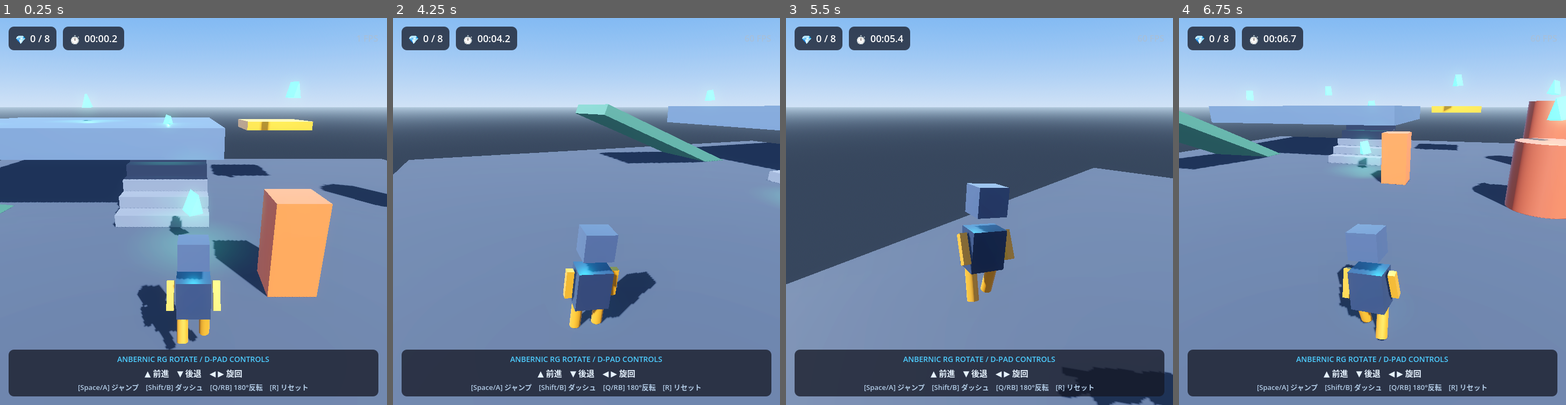
Above: before the commit, frames 1-4 (left to right).
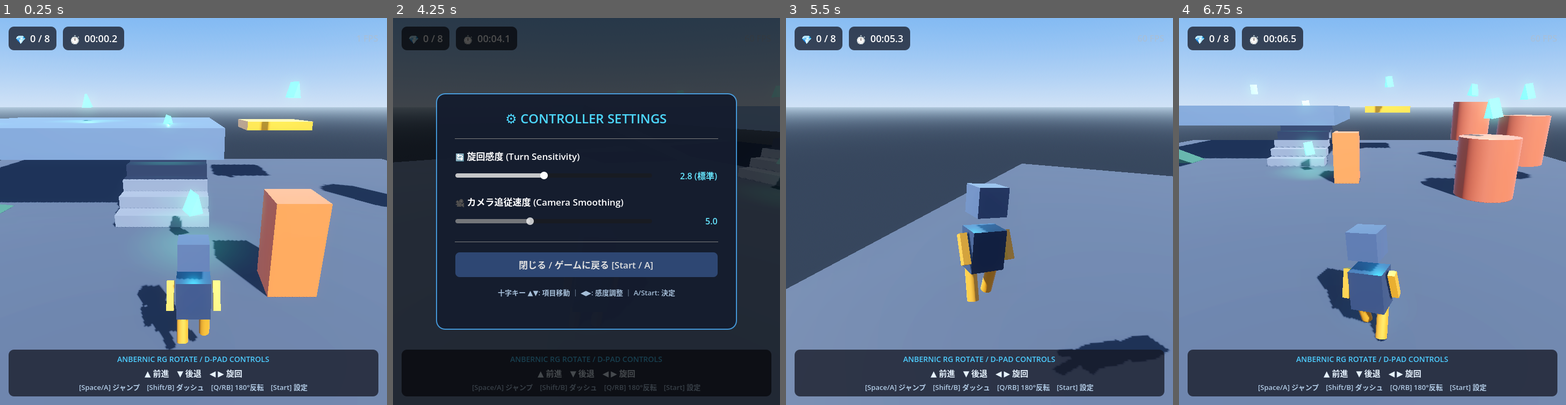
Above: after the commit, the same moments.

Repository: u1e2k/rg-rotate-3d-test
Game: Godot game, scene res://scenes/main.tscn
Same seed, same stepped clock (60 frames per second), same inputs: the game is played once before the commit and once after it.
Inputs (mouse positions are in pixels of both pictures, inside the frame that each line leads up to):
- Up to frame 1 (0.25 s): no input
- Up to frame 2 (4.25 s): hold Right (turn_right) 0.53-1.28 s; tap Q (quick_turn) at 0.6, 2.1, 3.6 s; tap Space (jump) at 0.77, 1.52, 3.02, 3.77 s; hold Down (move_backward) 1.28-2.03 s; tap Shift (sprint) at 1.35, 2.85 s; hold Right (turn_right) 2.03-2.78 s; hold Up (move_forward) 2.78-3.53 s; hold Left (turn_left) from 3.53 s (still down); tap Escape (ui_cancel) at 4.15 s
- Up to frame 3 (5.5 s): release Left (turn_left) at 4.25 s; click (979, 265) at 4.25 s, where only the run after the commit has a clickable "閉じる / ゲームに戻る [Start / A]"; hold Left (turn_left) from 5.03 s (still down); tap Shift (sprint) at 5.1 s; tap Space (jump) at 5.27 s
- Up to frame 4 (6.75 s): release Left (turn_left) at 5.78 s; hold Down (move_backward) 5.78-6.53 s; tap Q (quick_turn) at 5.85 s; hold Right (turn_right) from 6.53 s (still down); tap Shift (sprint) at 6.6 s

The runs differ from the first frame. In frame 1, 0.5% of the frame differs, in the area x 20-80%, y 94-97%; in frame 2, 99%, in the area x 0-100%, y 0-100%; in frame 3, 4.2%; in frame 4, 17%.

Commit message:
feat: add main scene, player mechanics, and settings management scripts

Diff:
--- a/project.godot
+++ b/project.godot
@@ -92,6 +92,15 @@
 Object(InputEventJoypadButton,"resource_local_to_scene":false,"resource_name":"","device":-1,"button_index":5,"pressure":0.0,"pressed":false,"script":null)
 ]
 }
+toggle_menu={
+"deadzone": 0.5,
+"events": [
+Object(InputEventKey,"resource_local_to_scene":false,"resource_name":"","device":-1,"window_id":0,"alt_pressed":false,"shift_pressed":false,"ctrl_pressed":false,"meta_pressed":false,"pressed":false,"keycode":4194305,"physical_keycode":0,"key_label":0,"unicode":0,"location":0,"echo":false,"script":null),
+Object(InputEventKey,"resource_local_to_scene":false,"resource_name":"","device":-1,"window_id":0,"alt_pressed":false,"shift_pressed":false,"ctrl_pressed":false,"meta_pressed":false,"pressed":false,"keycode":80,"physical_keycode":0,"key_label":0,"unicode":112,"location":0,"echo":false,"script":null),
+Object(InputEventJoypadButton,"resource_local_to_scene":false,"resource_name":"","device":-1,"button_index":6,"pressure":0.0,"pressed":false,"script":null),
+Object(InputEventJoypadButton,"resource_local_to_scene":false,"resource_name":"","device":-1,"button_index":7,"pressure":0.0,"pressed":false,"script":null)
+]
+}
 
 [rendering]
 
--- a/scenes/main.tscn
+++ b/scenes/main.tscn
@@ -127,6 +127,49 @@
 content_margin_right = 30.0
 content_margin_bottom = 24.0
 
+[sub_resource type="StyleBoxFlat" id="StyleBoxFlat_SettingsModal"]
+bg_color = Color(0.08, 0.11, 0.18, 0.95)
+border_width_left = 2
+border_width_top = 2
+border_width_right = 2
+border_width_bottom = 2
+border_color = Color(0.3, 0.7, 1, 0.8)
+corner_radius_top_left = 16
+corner_radius_top_right = 16
+corner_radius_bottom_right = 16
+corner_radius_bottom_left = 16
+content_margin_left = 24.0
+content_margin_top = 20.0
+content_margin_right = 24.0
+content_margin_bottom = 20.0
+
+[sub_resource type="StyleBoxFlat" id="StyleBoxFlat_Btn"]
+bg_color = Color(0.18, 0.28, 0.45, 1)
+corner_radius_top_left = 8
+corner_radius_top_right = 8
+corner_radius_bottom_right = 8
+corner_radius_bottom_left = 8
+content_margin_left = 16.0
+content_margin_top = 10.0
+content_margin_right = 16.0
+content_margin_bottom = 10.0
+
+[sub_resource type="StyleBoxFlat" id="StyleBoxFlat_BtnFocus"]
+bg_color = Color(0.25, 0.42, 0.68, 1)
+border_width_left = 2
+border_width_top = 2
+border_width_right = 2
+border_width_bottom = 2
+border_color = Color(0.4, 0.9, 1, 1)
+corner_radius_top_left = 8
+corner_radius_top_right = 8
+corner_radius_bottom_right = 8
+corner_radius_bottom_left = 8
+content_margin_left = 16.0
+content_margin_top = 10.0
+content_margin_right = 16.0
+content_margin_bottom = 10.0
+
 [node name="Main" type="Node3D"]
 script = ExtResource("1_main")
 
@@ -411,7 +454,7 @@
 layout_mode = 2
 theme_override_colors/font_color = Color(0.7, 0.8, 0.9, 1)
 theme_override_font_sizes/font_size = 13
-text = "[Space/A] ジャンプ　[Shift/B] ダッシュ　[Q/RB] 180°反転　[R] リセット"
+text = "[Space/A] ジャンプ　[Shift/B] ダッシュ　[Q/RB] 180°反転　[Start] 設定"
 horizontal_alignment = 1
 
 [node name="ClearBanner" type="CenterContainer" parent="HUD"]
@@ -443,3 +486,146 @@
 theme_override_font_sizes/font_size = 18
 text = "RG Rotate 3D Controller Test Complete"
 horizontal_alignment = 1
+
+[node name="SettingsMenu" type="Control" parent="HUD"]
+process_mode = 3
+visible = false
+layout_mode = 3
+anchors_preset = 15
+anchor_right = 1.0
+anchor_bottom = 1.0
+grow_horizontal = 2
+grow_vertical = 2
+
+[node name="Dimmer" type="ColorRect" parent="HUD/SettingsMenu"]
+layout_mode = 1
+anchors_preset = 15
+anchor_right = 1.0
+anchor_bottom = 1.0
+grow_horizontal = 2
+grow_vertical = 2
+color = Color(0, 0, 0, 0.7)
+
+[node name="Center" type="CenterContainer" parent="HUD/SettingsMenu"]
+layout_mode = 1
+anchors_preset = 15
+anchor_right = 1.0
+anchor_bottom = 1.0
+grow_horizontal = 2
+grow_vertical = 2
+
+[node name="Panel" type="PanelContainer" parent="HUD/SettingsMenu/Center"]
+custom_minimum_size = Vector2(560, 440)
+layout_mode = 2
+theme_override_styles/panel = SubResource("StyleBoxFlat_SettingsModal")
+
+[node name="Margin" type="MarginContainer" parent="HUD/SettingsMenu/Center/Panel"]
+layout_mode = 2
+theme_override_constants/margin_left = 12
+theme_override_constants/margin_top = 10
+theme_override_constants/margin_right = 12
+theme_override_constants/margin_bottom = 10
+
+[node name="VBox" type="VBoxContainer" parent="HUD/SettingsMenu/Center/Panel/Margin"]
+layout_mode = 2
+theme_override_constants/separation = 18
+
+[node name="Title" type="Label" parent="HUD/SettingsMenu/Center/Panel/Margin/VBox"]
+layout_mode = 2
+theme_override_colors/font_color = Color(0.3, 0.85, 1, 1)
+theme_override_font_sizes/font_size = 24
+text = "⚙️ CONTROLLER SETTINGS"
+horizontal_alignment = 1
+
+[node name="HSeparator" type="HSeparator" parent="HUD/SettingsMenu/Center/Panel/Margin/VBox"]
+layout_mode = 2
+
+[node name="TurnSetting" type="VBoxContainer" parent="HUD/SettingsMenu/Center/Panel/Margin/VBox"]
+layout_mode = 2
+theme_override_constants/separation = 6
+
+[node name="Label" type="Label" parent="HUD/SettingsMenu/Center/Panel/Margin/VBox/TurnSetting"]
+layout_mode = 2
+theme_override_font_sizes/font_size = 17
+text = "🔄 旋回感度 (Turn Sensitivity)"
+
+[node name="HBox" type="HBoxContainer" parent="HUD/SettingsMenu/Center/Panel/Margin/VBox/TurnSetting"]
+layout_mode = 2
+theme_override_constants/separation = 12
+
+[node name="TurnSlider" type="HSlider" parent="HUD/SettingsMenu/Center/Panel/Margin/VBox/TurnSetting/HBox"]
+custom_minimum_size = Vector2(0, 36)
+layout_mode = 2
+size_flags_horizontal = 3
+size_flags_vertical = 4
+focus_neighbor_bottom = NodePath("../../CamSetting/HBox/CamSlider")
+focus_next = NodePath("../../CamSetting/HBox/CamSlider")
+min_value = 1.0
+max_value = 5.0
+step = 0.1
+value = 2.8
+
+[node name="TurnValueLabel" type="Label" parent="HUD/SettingsMenu/Center/Panel/Margin/VBox/TurnSetting/HBox"]
+custom_minimum_size = Vector2(110, 0)
+layout_mode = 2
+theme_override_colors/font_color = Color(0.4, 0.9, 1, 1)
+theme_override_font_sizes/font_size = 16
+text = "2.8 (標準)"
+horizontal_alignment = 2
+
+[node name="CamSetting" type="VBoxContainer" parent="HUD/SettingsMenu/Center/Panel/Margin/VBox"]
+layout_mode = 2
+theme_override_constants/separation = 6
+
+[node name="Label" type="Label" parent="HUD/SettingsMenu/Center/Panel/Margin/VBox/CamSetting"]
+layout_mode = 2
+theme_override_font_sizes/font_size = 17
+text = "🎥 カメラ追従速度 (Camera Smoothing)"
+
+[node name="HBox" type="HBoxContainer" parent="HUD/SettingsMenu/Center/Panel/Margin/VBox/CamSetting"]
+layout_mode = 2
+theme_override_constants/separation = 12
+
+[node name="CamSlider" type="HSlider" parent="HUD/SettingsMenu/Center/Panel/Margin/VBox/CamSetting/HBox"]
+custom_minimum_size = Vector2(0, 36)
+layout_mode = 2
+size_flags_horizontal = 3
+size_flags_vertical = 4
+focus_neighbor_top = NodePath("../../TurnSetting/HBox/TurnSlider")
+focus_neighbor_bottom = NodePath("../../CloseButton")
+focus_next = NodePath("../../CloseButton")
+focus_previous = NodePath("../../TurnSetting/HBox/TurnSlider")
+min_value = 2.0
+max_value = 10.0
+step = 0.5
+value = 5.0
+
+[node name="CamValueLabel" type="Label" parent="HUD/SettingsMenu/Center/Panel/Margin/VBox/CamSetting/HBox"]
+custom_minimum_size = Vector2(110, 0)
+layout_mode = 2
+theme_override_colors/font_color = Color(0.4, 0.9, 1, 1)
+theme_override_font_sizes/font_size = 16
+text = "5.0"
+horizontal_alignment = 2
+
+[node name="HSeparator2" type="HSeparator" parent="HUD/SettingsMenu/Center/Panel/Margin/VBox"]
+layout_mode = 2
+
+[node name="CloseButton" type="Button" parent="HUD/SettingsMenu/Center/Panel/Margin/VBox"]
+custom_minimum_size = Vector2(0, 46)
+layout_mode = 2
+focus_neighbor_top = NodePath("../CamSetting/HBox/CamSlider")
+focus_previous = NodePath("../CamSetting/HBox/CamSlider")
+theme_override_font_sizes/font_size = 17
+theme_override_styles/normal = SubResource("StyleBoxFlat_Btn")
+theme_override_styles/hover = SubResource("StyleBoxFlat_BtnFocus")
+theme_override_styles/pressed = SubResource("StyleBoxFlat_BtnFocus")
+theme_override_styles/focus = SubResource("StyleBoxFlat_BtnFocus")
+text = "閉じる / ゲームに戻る [Start / A]"
+
+[node name="Guide" type="Label" parent="HUD/SettingsMenu/Center/Panel/Margin/VBox"]
+layout_mode = 2
+theme_override_colors/font_color = Color(0.65, 0.75, 0.85, 1)
+theme_override_font_sizes/font_size = 13
+text = "十字キー ▲▼: 項目移動 ｜ ◀▶: 感度調整 ｜ A/Start: 決定"
+horizontal_alignment = 1
--- a/scripts/main.gd
+++ b/scripts/main.gd
@@ -2,6 +2,7 @@
 extends Node3D
 
 const SoundManagerScript = preload("res://scripts/sound_manager.gd")
+const SettingsScript = preload("res://scripts/settings_manager.gd")
 
 @onready var sound_manager: Node = $SoundManager
 @onready var hud_gem_label: Label = $HUD/MarginContainer/TopBar/GemBox/HBox/GemLabel
@@ -11,12 +12,24 @@
 @onready var player: Node3D = $Player
 @onready var collectibles_container: Node3D = $Environment/Collectibles
 
+# Settings Menu references
+@onready var settings_menu: Control = $HUD/SettingsMenu
+@onready var turn_slider: HSlider = $HUD/SettingsMenu/Center/Panel/Margin/VBox/TurnSetting/HBox/TurnSlider
+@onready var turn_value_label: Label = $HUD/SettingsMenu/Center/Panel/Margin/VBox/TurnSetting/HBox/TurnValueLabel
+@onready var cam_slider: HSlider = $HUD/SettingsMenu/Center/Panel/Margin/VBox/CamSetting/HBox/CamSlider
+@onready var cam_value_label: Label = $HUD/SettingsMenu/Center/Panel/Margin/VBox/CamSetting/HBox/CamValueLabel
+@onready var close_btn: Button = $HUD/SettingsMenu/Center/Panel/Margin/VBox/CloseButton
+
 var total_gems: int = 0
 var collected_gems: int = 0
 var elapsed_time: float = 0.0
 var is_cleared: bool = false
+var is_menu_open: bool = false
 
 func _ready() -> void:
+	SettingsScript.load_settings()
+	_setup_settings_ui()
+
 	# Setup collectibles count and signals
 	total_gems = collectibles_container.get_child_count()
 	for child in collectibles_container.get_children():
@@ -24,9 +37,72 @@
 			child.connect("collected", _on_gem_collected)
 	_update_hud()
 	clear_banner.visible = false
+	settings_menu.visible = false
+
+func _unhandled_input(event: InputEvent) -> void:
+	if event.is_action_pressed("toggle_menu"):
+		toggle_settings_menu()
+		get_viewport().set_input_as_handled()
+	elif is_menu_open and event.is_action_pressed("ui_cancel"):
+		toggle_settings_menu()
+		get_viewport().set_input_as_handled()
+
+func _setup_settings_ui() -> void:
+	turn_slider.value = SettingsScript.turn_sensitivity
+	_update_turn_label(turn_slider.value)
+	turn_slider.value_changed.connect(_on_turn_slider_changed)
+
+	cam_slider.value = SettingsScript.camera_smoothing
+	_update_cam_label(cam_slider.value)
+	cam_slider.value_changed.connect(_on_cam_slider_changed)
+
+	close_btn.pressed.connect(toggle_settings_menu)
+
+func toggle_settings_menu() -> void:
+	is_menu_open = !is_menu_open
+	settings_menu.visible = is_menu_open
+	get_tree().paused = is_menu_open
+
+	var sm = SoundManagerScript.get_instance()
+	if sm:
+		sm.play_coin()
+
+	if is_menu_open:
+		turn_slider.grab_focus()
+	else:
+		SettingsScript.save_settings()
+		if player and player.has_method("apply_settings"):
+			player.apply_settings()
+
+func _on_turn_slider_changed(value: float) -> void:
+	SettingsScript.turn_sensitivity = value
+	_update_turn_label(value)
+	if player and player.has_method("apply_settings"):
+		player.apply_settings()
+
+func _update_turn_label(value: float) -> void:
+	var desc = ""
+	if value < 2.0:
+		desc = " (ゆっくり)"
+	elif value > 3.8:
+		desc = " (超高速)"
+	elif value > 3.2:
+		desc = " (高速)"
+	else:
+		desc = " (標準)"
+	turn_value_label.text = "%.1f%s" % [value, desc]
+
+func _on_cam_slider_changed(value: float) -> void:
+	SettingsScript.camera_smoothing = value
+	_update_cam_label(value)
+	if player and player.has_method("apply_settings"):
+		player.apply_settings()
+
+func _update_cam_label(value: float) -> void:
+	cam_value_label.text = "%.1f" % value
 
 func _process(delta: float) -> void:
-	if not is_cleared:
+	if not is_cleared and not is_menu_open:
 		elapsed_time += delta
 		var minutes = int(elapsed_time) / 60
 		var seconds = int(elapsed_time) % 60
--- a/scripts/player.gd
+++ b/scripts/player.gd
@@ -2,6 +2,7 @@
 extends CharacterBody3D
 
 const SoundManagerScript = preload("res://scripts/sound_manager.gd")
+const SettingsScript = preload("res://scripts/settings_manager.gd")
 
 @export var forward_speed: float = 6.0
 @export var sprint_speed: float = 9.5
@@ -40,12 +41,18 @@
 var spawn_rotation: float = 0.0
 
 func _ready() -> void:
+	SettingsScript.load_settings()
+	apply_settings()
 	spawn_position = global_position
 	spawn_rotation = rotation.y
 	# Detach camera mount to allow smoothed third-person follow
 	camera_mount.top_level = true
 	camera_mount.global_position = global_position
 	camera_mount.rotation.y = rotation.y
+
+func apply_settings() -> void:
+	turn_speed = SettingsScript.turn_sensitivity
+	camera_rotation_speed = SettingsScript.camera_smoothing
 
 func _physics_process(delta: float) -> void:
 	# Fall reset check
--- /dev/null
+++ b/scripts/settings_manager.gd
@@ -0,0 +1,20 @@
+class_name SettingsManager
+extends RefCounted
+
+const SAVE_PATH = "user://settings.cfg"
+
+static var turn_sensitivity: float = 2.8
+static var camera_smoothing: float = 5.0
+
+static func load_settings() -> void:
+	var config = ConfigFile.new()
+	var err = config.load(SAVE_PATH)
+	if err == OK:
+		turn_sensitivity = config.get_value("controls", "turn_sensitivity", 2.8)
+		camera_smoothing = config.get_value("controls", "camera_smoothing", 5.0)
+
+static func save_settings() -> void:
+	var config = ConfigFile.new()
+	config.set_value("controls", "turn_sensitivity", turn_sensitivity)
+	config.set_value("controls", "camera_smoothing", camera_smoothing)
+	config.save(SAVE_PATH)
Not shown: 1 places in scenes/main.tscn that only renumber resources
Not shown, added: scripts/settings_manager.gd.uid
